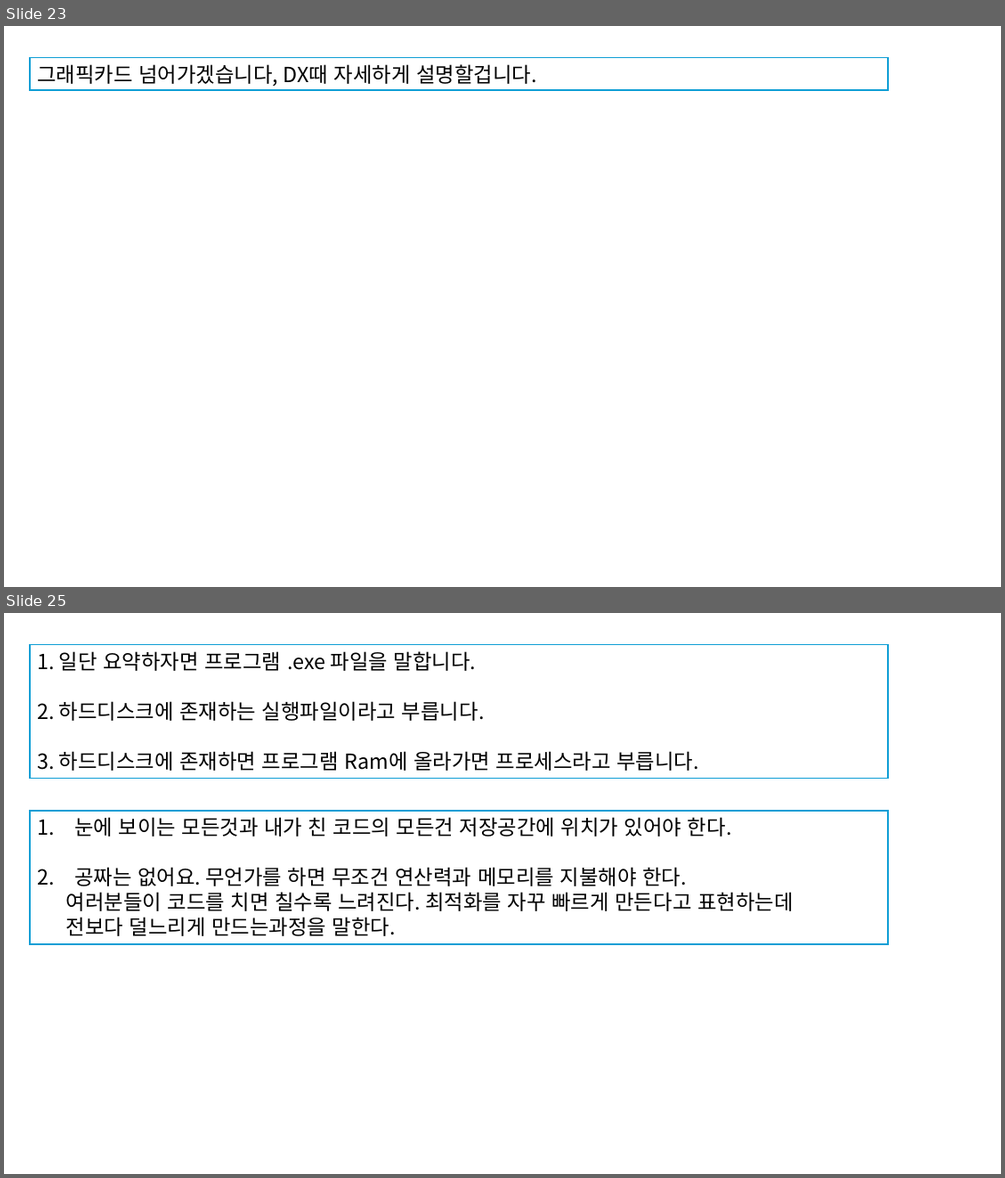
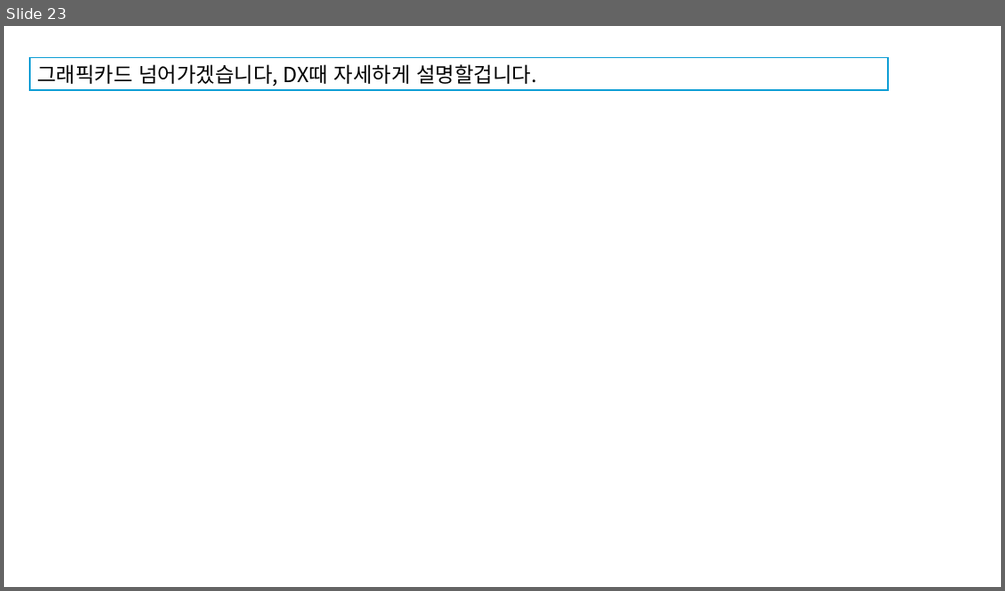
Before and after one commit to JaeSuGang/AssortRockAssignment, a slide deck: DOC/240910_프로젝트만들기.pptx. Shown one above the other, each under a label of ours: slides 23 and 25 before the commit, slide 23 after it; the slides between them are not shown. The pictures are 1005x1178 and 1005x591 pixels, drawn with LibreOffice and Linux fonts; fonts in the diff are those of the drawing. Boxes give left, top, right and bottom in pixels: in the first picture for what was removed or moved away, otherwise in the second. Text is boxed around its words. In the diff, an @@ line names an element or a change of style, - is before the commit and + after.

Commit message:
조해근 : 함수 기초 메모리 물리성

```diff
--- a/DOC/240910_프로젝트만들기.pptx
+++ b/DOC/240910_프로젝트만들기.pptx
@@ slide 25 removed at <box>4,613,1001,1174</box>, background #FFFFFF @@
@@ rectangle removed at <box>30,644,888,778</box> @@
-1. 일단 요약하자면 프로그램 .exe 파일을 말합니다.
-2. 하드디스크에 존재하는 실행파일이라고 부릅니다.
-3. 하드디스크에 존재하면 프로그램 Ram에 올라가면 프로세스라고 부릅니다.
@@ rectangle removed at <box>30,811,888,943</box> @@
-1. 눈에 보이는 모든것과 내가 친 코드의 모든건 저장공간에 위치가 있어야 한다.
-2. 공짜는 없어요. 무언가를 하면 무조건 연산력과 메모리를 지불해야 한다.
-여러분들이 코드를 치면 칠수록 느려진다. 최적화를 자꾸 빠르게 만든다고 표현하는데
-전보다 덜느리게 만드는과정을 말한다.
```
Also in this commit, not shown: 11 other slides removed, 10 other files.
